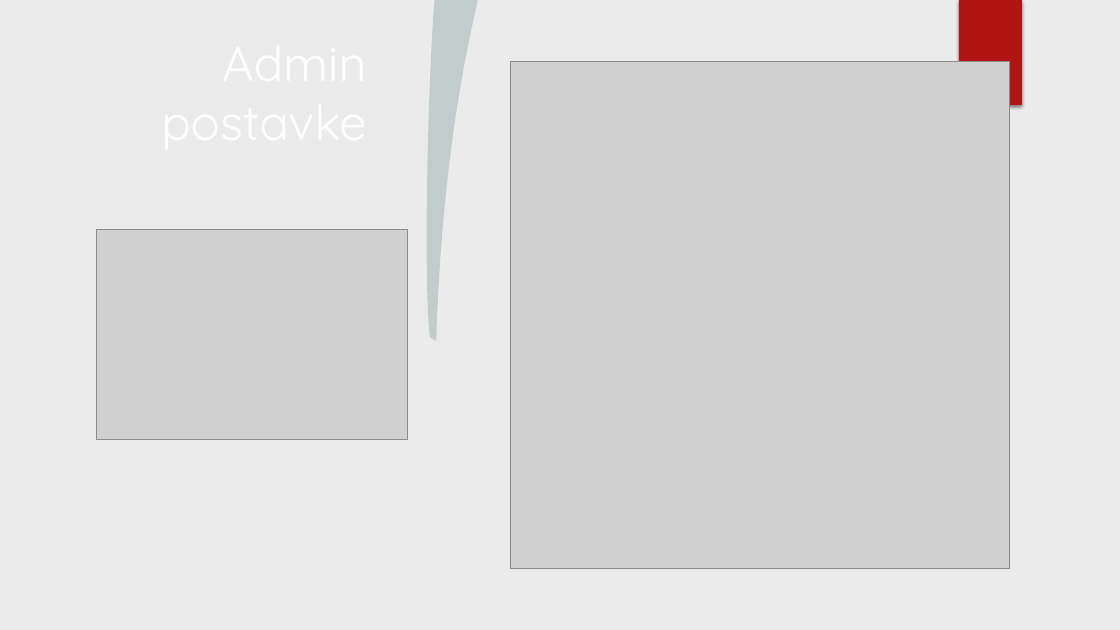
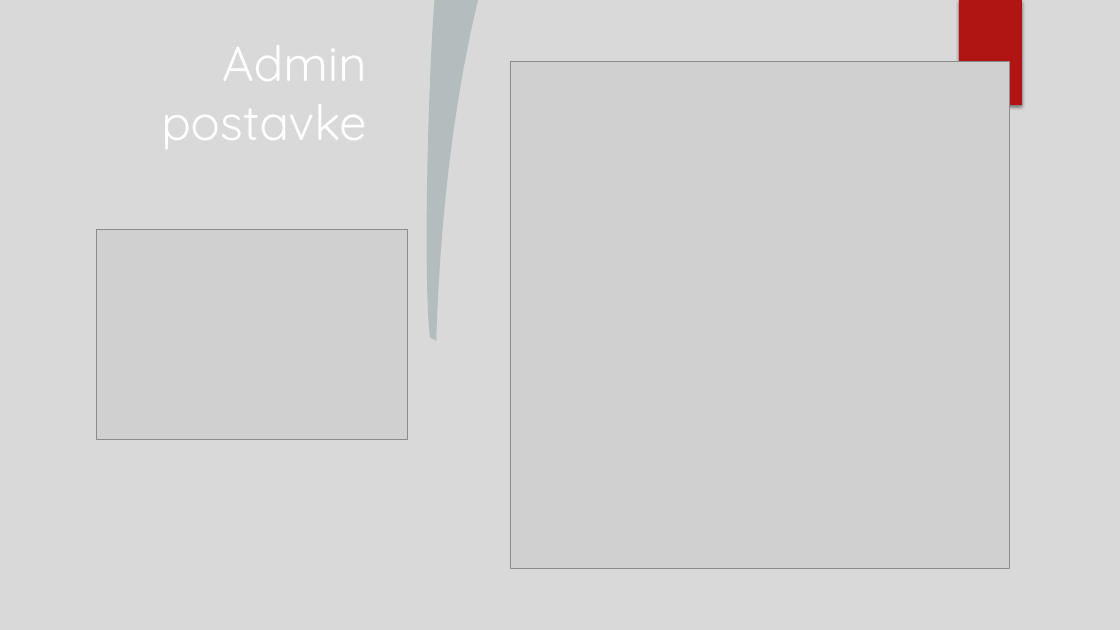
Before and after one commit to NikolaKasnar/Aplikacija-za-demose, a slide deck: slide 14 of Aplikacija za organizaciju demosa za računarske praktikume te.pptx. Drawn at 1120x630 pixels with LibreOffice and Linux fonts; fonts in the diff are those of the drawing; grey boxes stand for pictures; background and template pictures are left out. Boxes give left, top, right and bottom in pixels: in the first picture for what was removed or moved away, otherwise in the second. Text is boxed around its words. In the diff, an @@ line names an element or a change of style, - is before the commit and + after.

```diff
--- a/Aplikacija za organizaciju demosa za računarske praktikume te.pptx
+++ b/Aplikacija za organizaciju demosa za računarske praktikume te.pptx
@@ background #EBEBEB to #D9D9D9 @@
@@ rectangle at (0, 0, 1120, 630): fill #EBEBEB to #D9D9D9 @@
```
Also in this commit, not shown: 13 other slides changed.
